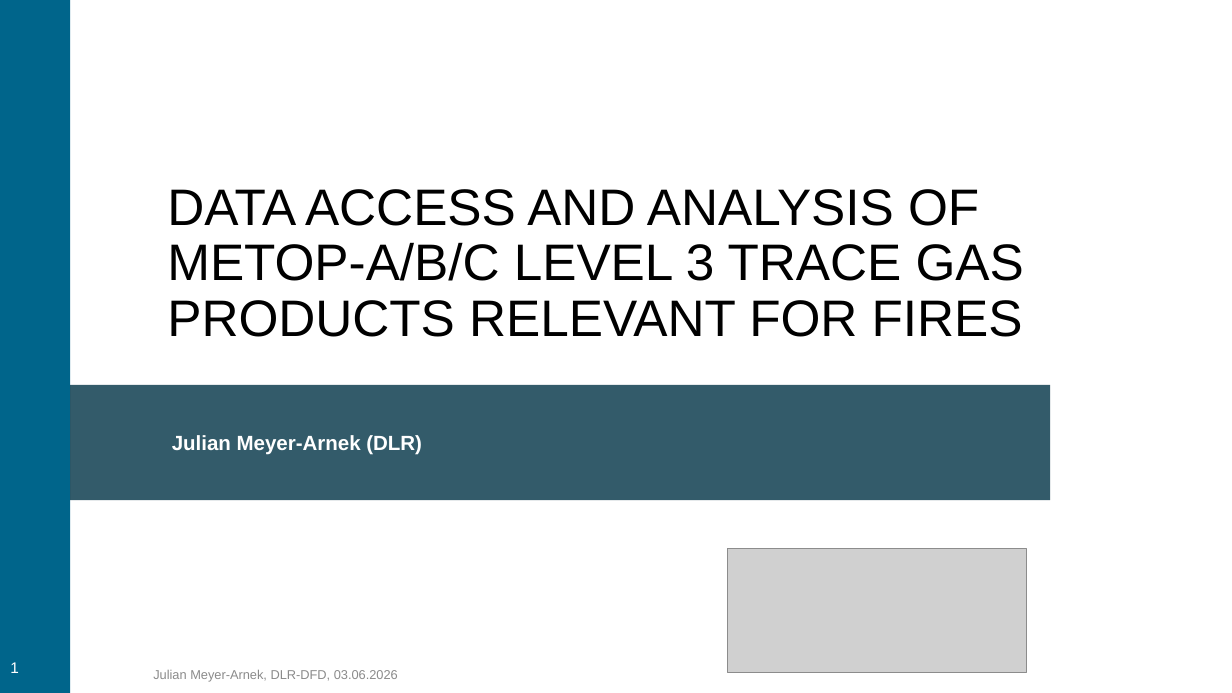
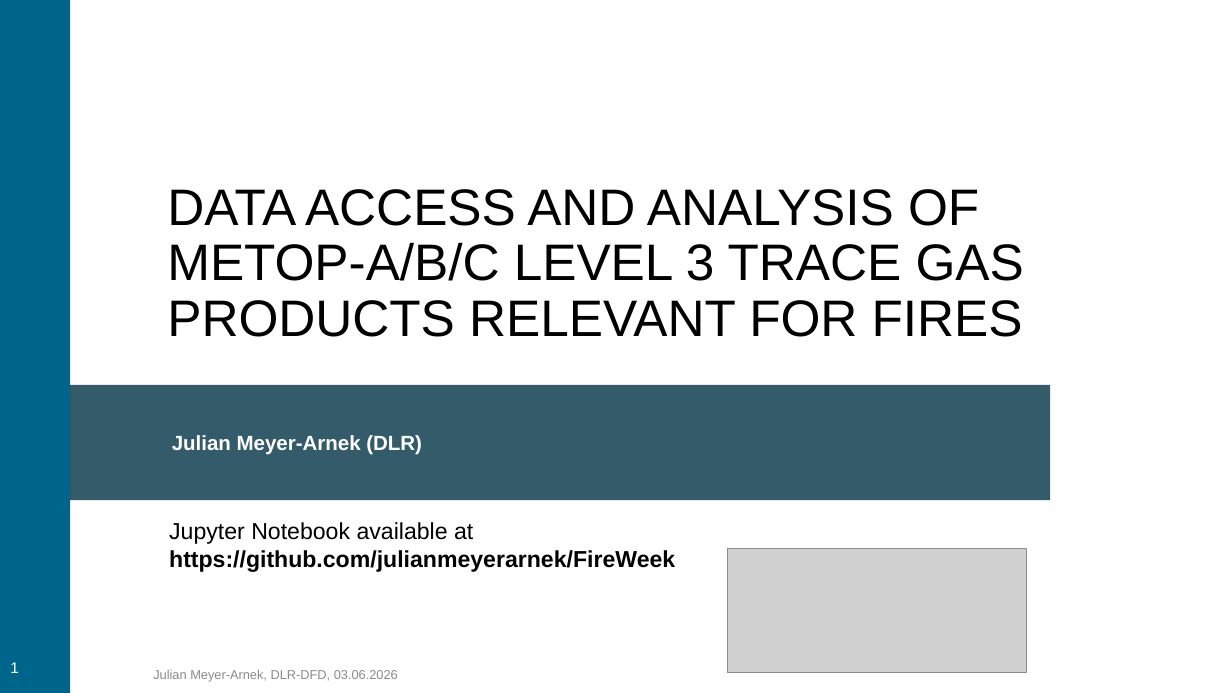
Before and after one commit to julianmeyerarnek/FireWeek, a slide deck: slide 1 of ACSAF_DataDiscoveryAccessAnalysis_MetopGOME2.odp. Drawn at 1232x693 pixels with LibreOffice and Linux fonts; fonts in the diff are those of the drawing; grey boxes stand for pictures; background and template pictures are left out. Boxes give left, top, right and bottom in pixels: in the first picture for what was removed or moved away, otherwise in the second. Text is boxed around its words. In the diff, an @@ line names an element or a change of style, - is before the commit and + after.

```diff
--- a/ACSAF_DataDiscoveryAccessAnalysis_MetopGOME2.odp
+++ b/ACSAF_DataDiscoveryAccessAnalysis_MetopGOME2.odp
@@ text added at <box>169,522,675,572</box>, 18 pt, text #000000, bold @@
+Jupyter Notebook available at
+https://github.com/julianmeyerarnek/FireWeek
```
Also in this commit, not shown: 1 other slide changed.
